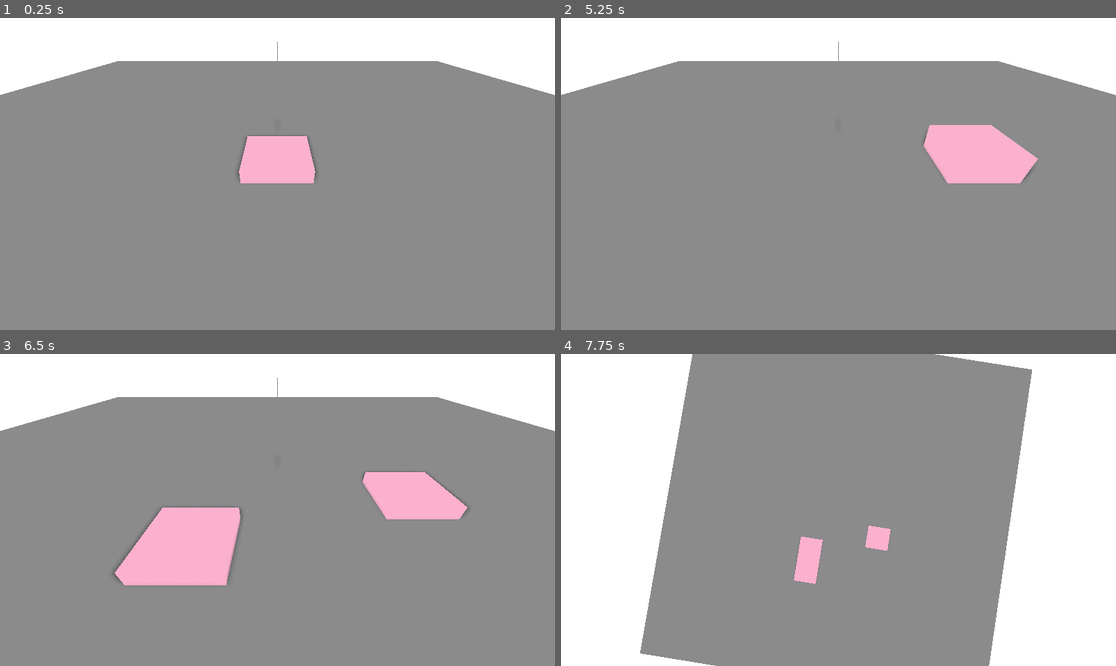
Above: before the commit, frames 1-4 (two rows, left to right).
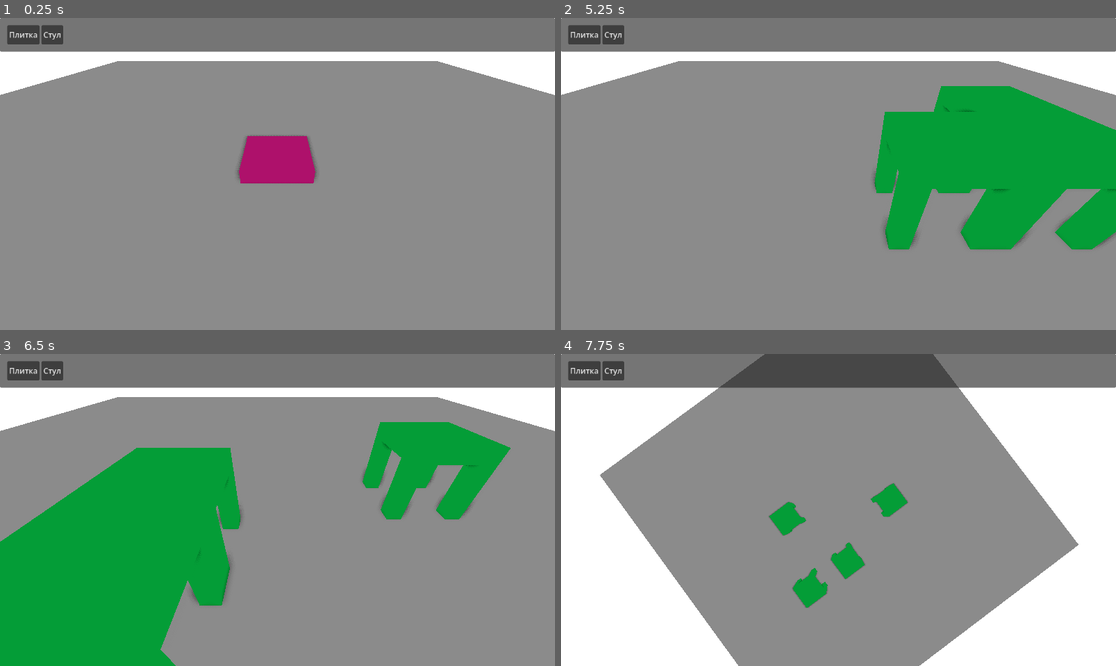
Above: after the commit, the same moments.

Repository: kotofeyy/cozy_lego_game
Game: Godot game, scene res://scenes/main.tscn
Two runs of this game, one before a commit and one after it. Both use one fixed random seed, a clock stepped at 60 frames per second and the inputs below.
Inputs (mouse positions are in pixels of both pictures, inside the frame that each line leads up to):
- Up to frame 1 (0.25 s): no input
- Up to frame 2 (5.25 s): click (583, 33) at 0.5 s, where only the run after the commit has a clickable "Плитка"; click (610, 33) at 1.25 s, where only the run after the commit has a clickable "Стул"; click (583, 33) at 2 s, where only the run after the commit has a clickable "Плитка"; click (610, 33) at 2.75 s, where only the run after the commit has a clickable "Стул"; click (583, 33) at 3.5 s, where only the run after the commit has a clickable "Плитка"; click (610, 33) at 4.25 s, where only the run after the commit has a clickable "Стул"; tap Enter at 5 s; move the mouse to (960, 158) at 5.02 s; press the mouse at (960, 158) at 5.03 s
- Up to frame 3 (6.5 s): right-click (399, 494) at 5.3 s; tap Space at 5.75 s; move the mouse to (166, 525) at 5.77 s; release the mouse at (166, 525) at 5.78 s; right-click (166, 525) at 5.85 s; tap Middle mouse button (mouse_middle_action) at 6.05 s
- Up to frame 4 (7.75 s): tap Enter at 6.5 s; move the mouse to (894, 441) at 6.52 s; hold Middle mouse button (mouse_middle_action) 6.53-7.28 s; click (894, 441) at 6.8 s; tap Space at 7.25 s; move the mouse to (810, 572) at 7.27 s; click (810, 572) at 7.35 s; right-click (810, 572) at 7.55 s

The runs differ from the first frame. In frame 1, 13% of the frame differs, in the area x 0-100%, y 0-54%; in frame 2, 28%; in frame 3, 40%, in the area x 0-100%, y 0-100%; in frame 4, 23%.

Commit message:
добавил небольшой database для предметов. Рассортировал по сценам

Diff:
--- /dev/null
+++ b/code/global.gd
@@ -0,0 +1,9 @@
+extends Node
+
+
+var current_block:
+	set(value):
+		current_block = value
+
+
+signal change_block(block: ItemTypes.type)
--- a/code/installation_of_blocks.gd
+++ b/code/installation_of_blocks.gd
@@ -1,42 +1,51 @@
 extends Node3D
 
-@onready var tiles: StaticBody3D = $Tiles
+
 
 var build_delay = 0.11  # Пауза между блоками в секундах
 var build_timer = 0.0   # Текущий отсчет
-var type_current_block
+var group_of_current_block
+var current_block: StaticBody3D
 
 
 func _ready() -> void:
-	type_current_block = tiles.get_groups()
+	GlobalEvents.change_block.connect(change_block)
+	var path = ItemTypes.blocks[ItemTypes.type.TILES_BASE]["path"]
+	var new_block: PackedScene = load(path)
+	current_block = new_block.instantiate()
+	add_child(current_block)
+	group_of_current_block = current_block.get_groups()
 
 
 func _process(delta: float) -> void:
 	var info = get_mouse_3d_pos()
 	var pos = info["pos"]
-	var type = info["type"]
+	var group = info["type"]
 	var object = info["collider"]
-	print("type - ", type)
-	if pos:
-		tiles.global_position = pos
-		tiles.visible = true
+
+	if pos and current_block:
+		current_block.global_position = pos
+		current_block.visible = true
 	else:
-		tiles.visible = false
+		current_block.visible = false
+
 	if build_timer > 0:
 		build_timer -= delta
 
 	if Input.is_action_pressed("mouse_action") and build_timer <= 0:
 		# чтобы плитки не ставились друг на друга, проверяю по группам
-		if not type==type_current_block:
+		if not group==group_of_current_block:
 			place_block()
 			build_timer = build_delay # Сбрасываем таймер
 	if Input.is_action_just_pressed("mouse_del"):
-		object.queue_free()
+		if group.has("placeable"):
+			object.queue_free()
 
 
 func place_block() -> void:
-	var new_cube = tiles.duplicate()
-	add_child(new_cube)
+	if current_block:
+		var new_cube = current_block.duplicate()
+		add_child(new_cube)
 
 
 func get_mouse_3d_pos():
@@ -51,7 +60,7 @@
 	var space_state = get_world_3d().direct_space_state
 	var query = PhysicsRayQueryParameters3D.create(from, to)
 
-	query.exclude = [tiles.get_rid()]
+	query.exclude = [current_block.get_rid()]
 
 	var result = space_state.intersect_ray(query)
 
@@ -70,7 +79,7 @@
 
 		# Сдвигаем позицию на половину высоты ВДОЛЬ нормали
 		# Так блок всегда встанет ПОВЕРХ грани, а не внутрь
-		var block_size = tiles.scale
+		var block_size = current_block.scale
 		final_pos = hit_pos + (hit_normal * block_size * 0.5)
 
 		# Применяем сетку (snapping)
@@ -87,3 +96,11 @@
 		"type": type,
 		"collider": collider
 	}
+
+
+func change_block(block) -> void:
+	var path = ItemTypes.blocks[block]["path"]
+	var new_block: PackedScene = load(path)
+	current_block = new_block.instantiate()
+	add_child(current_block)
+	group_of_current_block = current_block.get_groups()
--- /dev/null
+++ b/code/item_types.gd
@@ -0,0 +1,21 @@
+class_name ItemTypes
+extends Node
+
+
+enum type {
+	TILES_BASE,
+	CHAIR_BASE,
+}
+
+const blocks = {
+	type.TILES_BASE: {
+		"name": "tiles_base",
+		"path": "res://scenes/blocks/tiles_base.tscn",
+		"group": "tiles_base",
+	},
+	type.CHAIR_BASE: {
+		"name": "tiles_base",
+		"path": "res://scenes/blocks/base_chair.tscn",
+		"group": "chair_base",
+	}
+}
--- a/code/main.gd
+++ b/code/main.gd
@@ -1,13 +1,14 @@
 extends Node3D
 
 @onready var camera_3d: Camera3D = $Camera3D
+
 
 #region вращение камеры
 var rotation_speed := 0.01
 var distance := 10.0
 var zoom_speed = 1.0
-var yaw := 0.0
-var pitch := 0.0
+var yaw := -0.8
+var pitch := 0.7
 #endregion
 
 
@@ -37,7 +38,8 @@
 
 		# Ограничим угол, чтобы не переворачивалась камера
 		pitch = clamp(pitch, deg_to_rad(-89), deg_to_rad(89))
-
+		print("yaw - ", yaw)
+		print('pitch - ', pitch)
 		_update_camera_position()
 
 
@@ -54,3 +56,11 @@
 
 	camera_3d.position = target + offset
 	camera_3d.look_at(target)
+
+
+func _on_tiles_button_pressed() -> void:
+	GlobalEvents.change_block.emit(ItemTypes.type.TILES_BASE)
+
+
+func _on_chair_button_pressed() -> void:
+	GlobalEvents.change_block.emit(ItemTypes.type.CHAIR_BASE)
--- a/project.godot
+++ b/project.godot
@@ -14,6 +14,10 @@
 run/main_scene="uid://c8r3tlvmioogc"
 config/features=PackedStringArray("4.6", "GL Compatibility")
 config/icon="res://icon.svg"
+
+[autoload]
+
+GlobalEvents="*uid://chy532ilwq87m"
 
 [input]
 
--- /dev/null
+++ b/scenes/blocks/base_chair.tscn
@@ -0,0 +1,40 @@
+[gd_scene format=3 uid="uid://vgucamw4rpou"]
+
+[sub_resource type="BoxShape3D" id="BoxShape3D_s8fmr"]
+
+[sub_resource type="BoxMesh" id="BoxMesh_j8c57"]
+
+[sub_resource type="StandardMaterial3D" id="StandardMaterial3D_2nbdr"]
+albedo_color = Color(0.058885224, 0.61390525, 0.21906653, 1)
+
+[sub_resource type="BoxMesh" id="BoxMesh_s8fmr"]
+
+[node name="BaseChair" type="StaticBody3D" unique_id=690638999 groups=["chair_base", "placeable"]]
+
+[node name="CollisionShape3D" type="CollisionShape3D" parent="." unique_id=686841660]
+shape = SubResource("BoxShape3D_s8fmr")
+
+[node name="MeshInstance3D3" type="MeshInstance3D" parent="." unique_id=363016249]
+transform = Transform3D(0.2, 0, 0, 0, 1, 0, 0, 0, 0.2, 0.4, 0, 0.4)
+mesh = SubResource("BoxMesh_j8c57")
+surface_material_override/0 = SubResource("StandardMaterial3D_2nbdr")
+
+[node name="MeshInstance3D" type="MeshInstance3D" parent="." unique_id=842884731]
+transform = Transform3D(0.2, 0, 0, 0, 1, 0, 0, 0, 0.2, 0.4, 0, -0.4)
+mesh = SubResource("BoxMesh_j8c57")
+surface_material_override/0 = SubResource("StandardMaterial3D_2nbdr")
+
+[node name="MeshInstance3D2" type="MeshInstance3D" parent="." unique_id=790935837]
+transform = Transform3D(1, 0, 0, 0, 0.2, 0, 0, 0, 1, 0, 0.4, 0)
+mesh = SubResource("BoxMesh_s8fmr")
+surface_material_override/0 = SubResource("StandardMaterial3D_2nbdr")
+
+[node name="MeshInstance3D4" type="MeshInstance3D" parent="." unique_id=1975704662]
+transform = Transform3D(0.2, 0, 0, 0, 1, 0, 0, 0, 0.2, -0.4, 0, 0.4)
+mesh = SubResource("BoxMesh_j8c57")
+surface_material_override/0 = SubResource("StandardMaterial3D_2nbdr")
+
+[node name="MeshInstance3D5" type="MeshInstance3D" parent="." unique_id=971340779]
+transform = Transform3D(0.2, 0, 0, 0, 1, 0, 0, 0, 0.2, -0.4, 0, -0.4)
+mesh = SubResource("BoxMesh_j8c57")
+surface_material_override/0 = SubResource("StandardMaterial3D_2nbdr")
--- /dev/null
+++ b/scenes/blocks/tiles_base.tscn
@@ -0,0 +1,18 @@
+[gd_scene format=3 uid="uid://14of8y3r5xm2"]
+
+[sub_resource type="BoxMesh" id="BoxMesh_saun3"]
+
+[sub_resource type="StandardMaterial3D" id="StandardMaterial3D_saun3"]
+albedo_color = Color(0.6829495, 0.09444303, 0.4182262, 1)
+
+[sub_resource type="BoxShape3D" id="BoxShape3D_j8c57"]
+
+[node name="Tiles" type="StaticBody3D" unique_id=1960273006 groups=["placeable", "tiles_base"]]
+transform = Transform3D(1, 0, 0, 0, 0.2, 0, 0, 0, 1, 0, 0, 0)
+
+[node name="MeshInstance3D" type="MeshInstance3D" parent="." unique_id=662253268]
+mesh = SubResource("BoxMesh_saun3")
+surface_material_override/0 = SubResource("StandardMaterial3D_saun3")
+
+[node name="CollisionShape3D" type="CollisionShape3D" parent="." unique_id=1947170799]
+shape = SubResource("BoxShape3D_j8c57")
--- a/scenes/installation_of_blocks.tscn
+++ b/scenes/installation_of_blocks.tscn
@@ -2,23 +2,5 @@
 
 [ext_resource type="Script" uid="uid://b470dfphpj4ds" path="res://code/installation_of_blocks.gd" id="1_saun3"]
 
-[sub_resource type="BoxMesh" id="BoxMesh_saun3"]
-
-[sub_resource type="StandardMaterial3D" id="StandardMaterial3D_saun3"]
-albedo_color = Color(0.98490447, 0.6951629, 0.80758876, 1)
-
-[sub_resource type="BoxShape3D" id="BoxShape3D_j8c57"]
-
 [node name="InstallationOfBlocks" type="Node3D" unique_id=377349631]
 script = ExtResource("1_saun3")
-
-[node name="Tiles" type="StaticBody3D" parent="." unique_id=1166387570 groups=["tiles"]]
-transform = Transform3D(1, 0, 0, 0, 0.2, 0, 0, 0, 1, 0, 0, 0)
-
-[node name="MeshInstance3D" type="MeshInstance3D" parent="Tiles" unique_id=1191100176]
-mesh = SubResource("BoxMesh_saun3")
-surface_material_override/0 = SubResource("StandardMaterial3D_saun3")
-
-[node name="CollisionShape3D" type="CollisionShape3D" parent="Tiles" unique_id=1142612742]
-transform = Transform3D(1, 0, 0, 0, 0.2, 0, 0, 0, 1, 0, 0, 0)
-shape = SubResource("BoxShape3D_j8c57")
--- a/scenes/main.tscn
+++ b/scenes/main.tscn
@@ -22,6 +22,7 @@
 script = ExtResource("1_0wfyh")
 
 [node name="Gizmo" type="MeshInstance3D" parent="." unique_id=267778524]
+visible = false
 mesh = SubResource("ImmediateMesh_o5qli")
 script = ExtResource("1_o5qli")
 
@@ -45,3 +46,37 @@
 mesh = SubResource("BoxMesh_jyhfs")
 
 [node name="InstallationOfBlocks" parent="." unique_id=377349631 instance=ExtResource("4_jyhfs")]
+
+[node name="CanvasLayer" type="CanvasLayer" parent="." unique_id=1238455373]
+
+[node name="Panel" type="Panel" parent="CanvasLayer" unique_id=820250980]
+anchors_preset = 10
+anchor_right = 1.0
+offset_bottom = 70.0
+grow_horizontal = 2
+
+[node name="MarginContainer" type="MarginContainer" parent="CanvasLayer/Panel" unique_id=511982757]
+layout_mode = 1
+anchors_preset = 15
+anchor_right = 1.0
+anchor_bottom = 1.0
+grow_horizontal = 2
+grow_vertical = 2
+theme_override_constants/margin_left = 15
+theme_override_constants/margin_top = 15
+theme_override_constants/margin_right = 15
+theme_override_constants/margin_bottom = 15
+
+[node name="HBoxContainer" type="HBoxContainer" parent="CanvasLayer/Panel/MarginContainer" unique_id=710783472]
+layout_mode = 2
+
+[node name="TilesButton" type="Button" parent="CanvasLayer/Panel/MarginContainer/HBoxContainer" unique_id=786270055]
+layout_mode = 2
+text = "Плитка"
+
+[node name="ChairButton" type="Button" parent="CanvasLayer/Panel/MarginContainer/HBoxContainer" unique_id=70285026]
+layout_mode = 2
+text = "Стул"
+
+[connection signal="pressed" from="CanvasLayer/Panel/MarginContainer/HBoxContainer/TilesButton" to="." method="_on_tiles_button_pressed"]
+[connection signal="pressed" from="CanvasLayer/Panel/MarginContainer/HBoxContainer/ChairButton" to="." method="_on_chair_button_pressed"]
Not shown, added: code/global.gd.uid
Not shown, added: code/item_types.gd.uid
